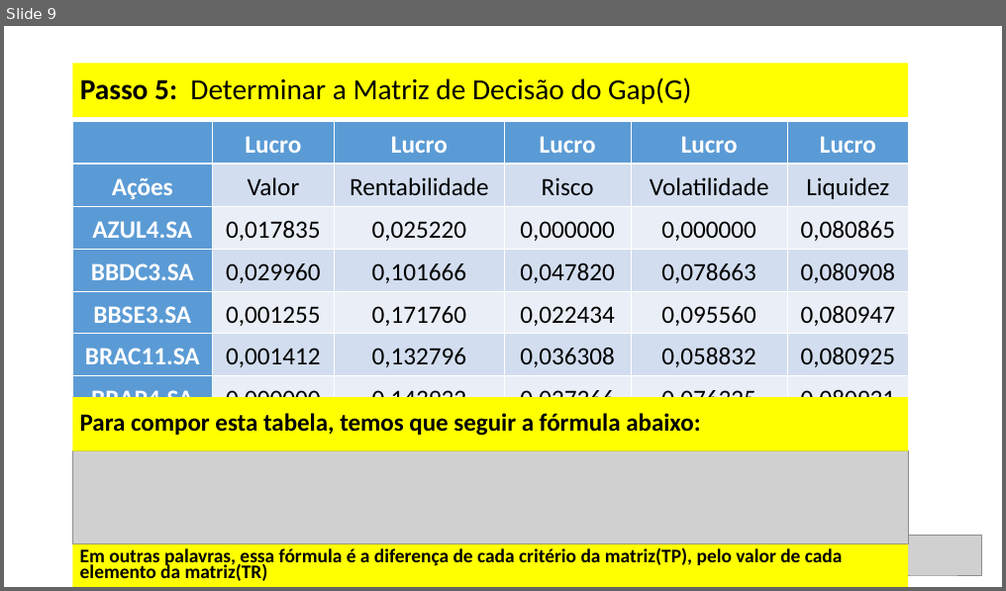
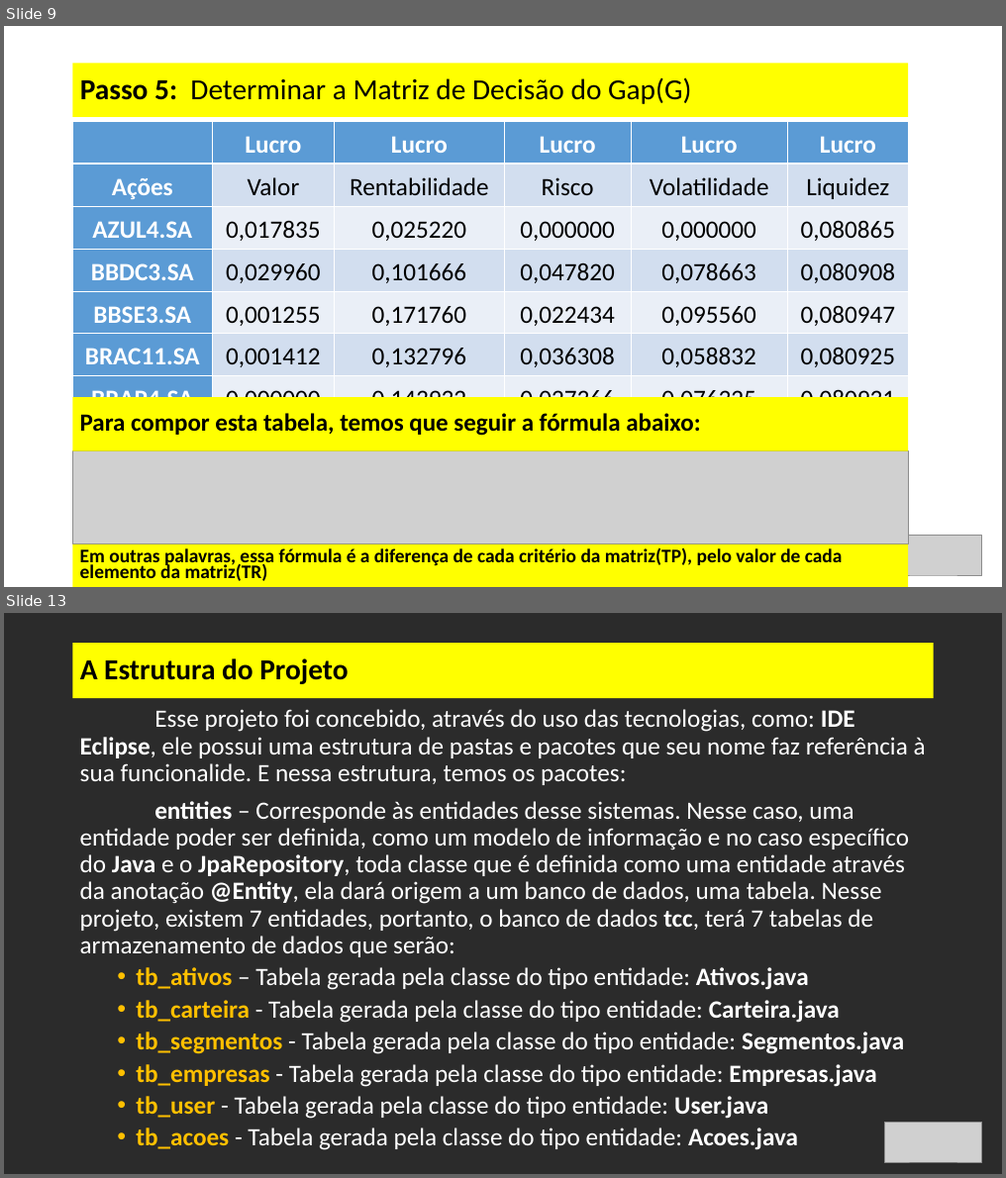
Before and after one commit to WanderleiBolzan/Apresentacao, a slide deck: Template Apresentação_TCC.ppt. Shown one above the other, each under a label of ours: slide 9 before the commit, slides 9 and 13 after it; the slides between them are not shown. The pictures are 1006x591 and 1006x1178 pixels, drawn with LibreOffice and Linux fonts; fonts in the diff are those of the drawing; grey boxes stand for pictures; background and template pictures are left out; a plain dark background stands for a picture behind light text. Boxes give left, top, right and bottom in pixels: in the first picture for what was removed or moved away, otherwise in the second. Text is boxed around its words. In the diff, an @@ line names an element or a change of style, - is before the commit and + after.

Commit message:
Início da transparência do Projeto

```diff
--- a/Template Apresentação_TCC.ppt
+++ b/Template Apresentação_TCC.ppt
@@ slide 13 added at [4,613,1002,1174], background picture (left out) @@
@@ title added at [73,643,933,698], fill #FFFF00, 28 pt, text #000000, bold @@
+A Estrutura do Projeto
@@ text added at [80,709,926,1151], 24 pt, text #FFFFFF @@
+Esse projeto foi concebido, através do uso das tecnologias, como: IDE Eclipse, ele possui uma estrutura de pastas e pacotes que seu nome faz referência à sua funcionalide. E nessa estrutura, temos os pacotes:
+entities – Corresponde às entidades desse sistemas. Nesse caso, uma entidade poder ser definida, como um modelo de informação e no caso específico do Java e o JpaRepository, toda classe que é definida como uma entidade através da anotação @Entity, ela dará origem a um banco de dados, uma tabela. Nesse projeto, existem 7 entidades, portanto, o banco de dados tcc, terá 7 tabelas de armazenamento de dados que serão:
+  • tb_ativos – Tabela gerada pela classe do tipo entidade: Ativos.java
+  • tb_carteira - Tabela gerada pela classe do tipo entidade: Carteira.java
+  • tb_segmentos - Tabela gerada pela classe do tipo entidade: Segmentos.java
+  • tb_empresas - Tabela gerada pela classe do tipo entidade: Empresas.java
+  • tb_user - Tabela gerada pela classe do tipo entidade: User.java
+  • tb_acoes - Tabela gerada pela classe do tipo entidade: Acoes.java
@@ picture added at [884,1123,981,1162] @@
```
Also in this commit, not shown: 2 other slides added, 1 slide removed.
